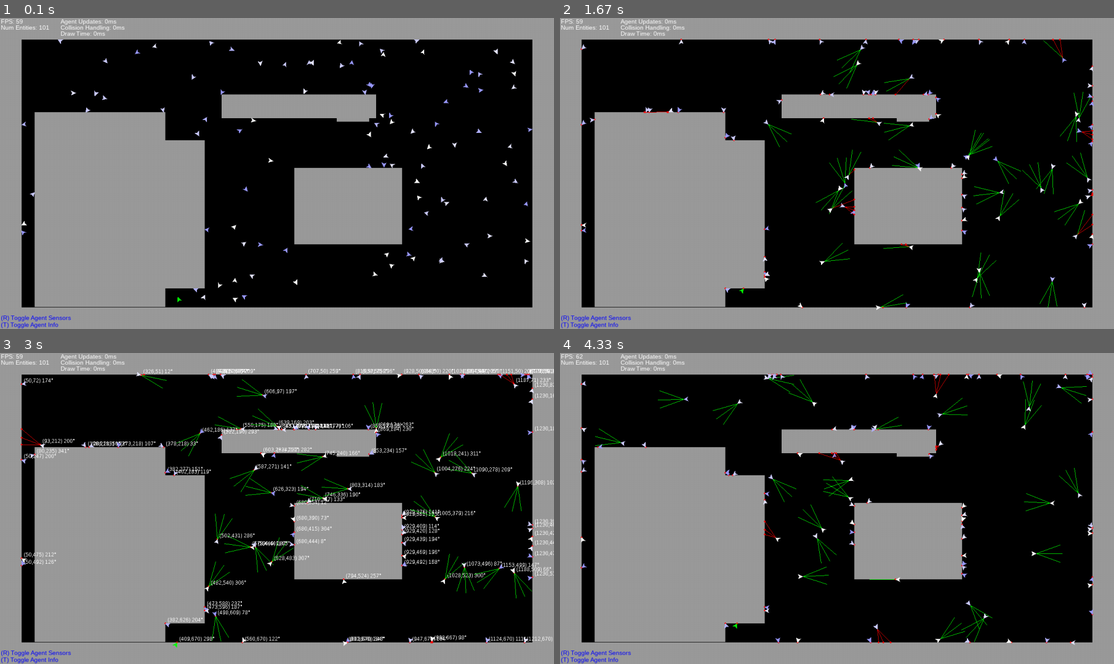
Above: before the commit, frames 1-4 (two rows, left to right).
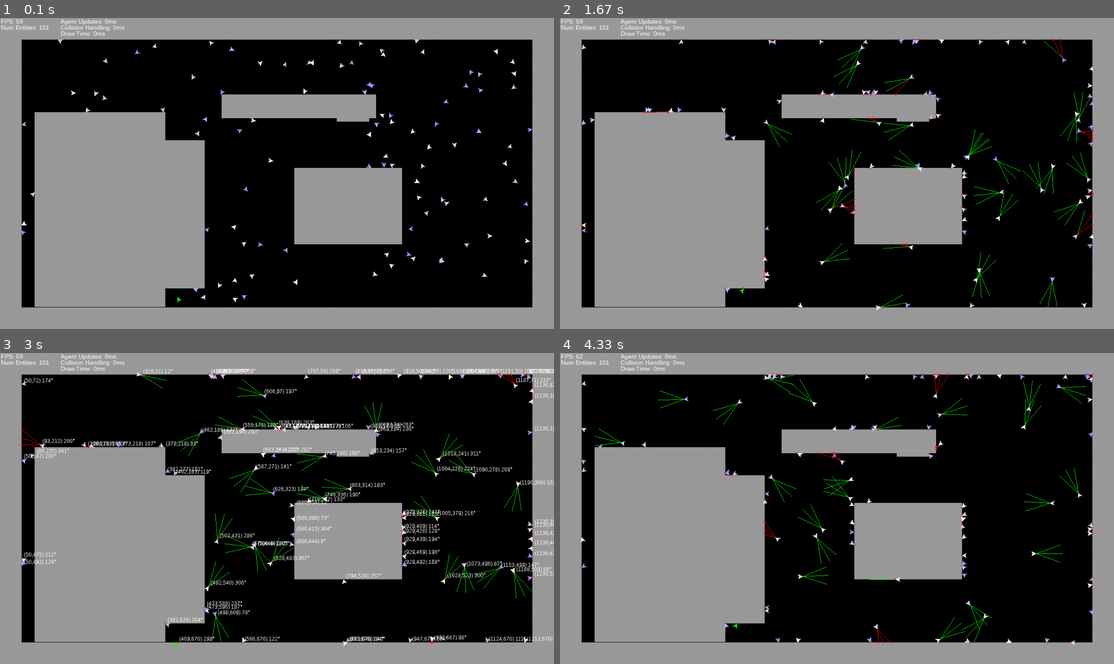
Above: after the commit, the same moments.

Repository: PatrickSinger99/MultiAgentSimulation
Game: pygame game, started from src/main.py
Two runs of this game, one before a commit and one after it. Both use one fixed random seed, a clock stepped at 60 frames per second and the inputs below.
Inputs:
- Up to frame 1 (0.1 s): no input
- Up to frame 2 (1.67 s): hold R 0.33-0.8 s; hold D 0.33-0.8 s; hold D 0.83-1.3 s; hold W 1.33-1.63 s
- Up to frame 3 (3 s): hold D 1.67-2.13 s; tap T at 1.82 s; hold A 2.17-2.7 s; hold S from 2.73 s (still down)
- Up to frame 4 (4.33 s): release S at 3.03 s; hold A 3.07-3.47 s; tap T at 3.22 s; hold W 3.5-3.87 s; hold D from 3.9 s (still down)

The runs differ from the first frame. In frame 1, 0.2% of the frame differs, in the area x 0-13%, y 95-100%; in frame 2, 0.2%; in frame 3, 0.2%; in frame 4, 0.2%.

Commit message:
Update main.py

Diff:
--- a/src/main.py
+++ b/src/main.py
@@ -57,6 +57,7 @@
         # States
         self.show_agent_debug_info = False
         self.show_agent_sensors = False
+        self.show_control_hotkeys = False
 
         # Timers
         self.timer_agent_updates = 0
@@ -151,8 +152,8 @@
         """
         Draw all current game objects to a screen
         :param screen: pygame screen to draw the game objects on
-        :param delta_time_last_frame
-        :param show_debug_info
+        :param delta_time_last_frame: time since last frame draw. used to display fps in debug infos
+        :param show_debug_info: show debug values at top left of screen
         """
         timer_start = time.time()
 
@@ -207,13 +208,69 @@
             screen.blit(text_surface, (140, 28))
 
         # Display hotkey infos
-        text_surface = self.debug_font.render("(T) Toggle Agent Info", True, blue)
-        screen.blit(text_surface, (2, self.size[1] - 18))
-
-        text_surface = self.debug_font.render("(R) Toggle Agent Sensors", True, blue)
-        screen.blit(text_surface, (2, self.size[1] - 34))
+        if self.show_control_hotkeys:
+            text_surface = self.debug_font.render("(T) Toggle Agent Info", True, blue)
+            screen.blit(text_surface, (2, self.size[1] - 18))
+
+            text_surface = self.debug_font.render("(R) Toggle Agent Sensors", True, blue)
+            screen.blit(text_surface, (2, self.size[1] - 34))
 
         self.timer_draw_frame = time.time() - timer_start
+
+    def add_obstacle(self, position: (int, int), width: int, height: int):
+        new_obstacle = Obstacle(position, width, height)
+        self.obstacles.add(new_obstacle)
+
+    def calculate_collision_point(self, line, obstacle, multiple_collision_points=False):
+        """
+
+        :param line:
+        :param obstacle:
+        :param multiple_collision_points: Enable, if multiple collisions points are possible with the obstacle.
+                                          Togglable because of performance gains.
+        :return:
+        """
+        # Obstacle edge points
+        top_left = (obstacle.rect.x, obstacle.rect.y)
+        top_right = (obstacle.rect.x + obstacle.rect.width, obstacle.rect.y)
+        bottom_left = (obstacle.rect.x, obstacle.rect.y + obstacle.rect.height)
+        bottom_right = (obstacle.rect.x + obstacle.rect.width, obstacle.rect.y + obstacle.rect.height)
+
+        # Obstacle edge lines
+        edge_top = (top_left, top_right)
+        edge_right = (top_right, bottom_right)
+        edge_bottom = (bottom_left, bottom_right)
+        edge_left = (top_left, bottom_left)
+        obstacle_lines = (edge_top, edge_right, edge_bottom, edge_left)
+
+        if multiple_collision_points:
+            intersections = []
+
+        # Check every obstacle edge with the travel line of the agent
+        for obstacle_edge in obstacle_lines:
+            intersection = self.line_intersection(obstacle_edge, line)
+            if intersection is not None:
+                if multiple_collision_points:
+                    intersections.append(intersection)
+                else:
+                    return intersection
+
+        if multiple_collision_points:
+            return intersections
+        else:
+            return None
+
+    def add_border(self, thickness: int = 20):
+        self.add_obstacle(position=(0, 0), width=thickness, height=self.size[1])
+        self.add_obstacle(position=(0, 0), width=self.size[0], height=thickness)
+        self.add_obstacle(position=(self.size[0]-thickness, 0), width=thickness, height=self.size[1])
+        self.add_obstacle(position=(0, self.size[1]-thickness), width=self.size[0], height=thickness)
+
+    @staticmethod
+    def calculate_distance(point1, point2):
+        x1, y1 = point1
+        x2, y2 = point2
+        return math.sqrt((x2 - x1) ** 2 + (y2 - y1) ** 2)
 
     @staticmethod
     def rotate_polygon(polygon, angle):
@@ -234,10 +291,6 @@
             rotated_polygon.append(rotated_point)
         return rotated_polygon
 
-    def add_obstacle(self, position: (int, int), width: int, height: int):
-        new_obstacle = Obstacle(position, width, height)
-        self.obstacles.add(new_obstacle)
-
     @staticmethod
     def line_intersection(line1, line2, finite_line=True):
         xdiff = (line1[0][0] - line1[1][0], line2[0][0] - line2[1][0])
@@ -269,57 +322,5 @@
 
         return x, y
 
-    def calculate_collision_point(self, line, obstacle, multiple_collision_points=False):
-        """
-
-        :param line:
-        :param obstacle:
-        :param multiple_collision_points: Enable, if multiple collisions points are possible with the obstacle.
-                                          Togglable because of performance gains.
-        :return:
-        """
-        # Obstacle edge points
-        top_left = (obstacle.rect.x, obstacle.rect.y)
-        top_right = (obstacle.rect.x + obstacle.rect.width, obstacle.rect.y)
-        bottom_left = (obstacle.rect.x, obstacle.rect.y + obstacle.rect.height)
-        bottom_right = (obstacle.rect.x + obstacle.rect.width, obstacle.rect.y + obstacle.rect.height)
-
-        # Obstacle edge lines
-        edge_top = (top_left, top_right)
-        edge_right = (top_right, bottom_right)
-        edge_bottom = (bottom_left, bottom_right)
-        edge_left = (top_left, bottom_left)
-        obstacle_lines = (edge_top, edge_right, edge_bottom, edge_left)
-
-        if multiple_collision_points:
-            intersections = []
-
-        # Check every obstacle edge with the travel line of the agent
-        for obstacle_edge in obstacle_lines:
-            intersection = self.line_intersection(obstacle_edge, line)
-            if intersection is not None:
-                if multiple_collision_points:
-                    intersections.append(intersection)
-                else:
-                    return intersection
-
-        if multiple_collision_points:
-            return intersections
-        else:
-            return None
-
-    def add_border(self, thickness: int = 20):
-        self.add_obstacle(position=(0, 0), width=thickness, height=self.size[1])
-        self.add_obstacle(position=(0, 0), width=self.size[0], height=thickness)
-        self.add_obstacle(position=(self.size[0]-thickness, 0), width=thickness, height=self.size[1])
-        self.add_obstacle(position=(0, self.size[1]-thickness), width=self.size[0], height=thickness)
-
-    @staticmethod
-    def calculate_distance(point1, point2):
-        x1, y1 = point1
-        x2, y2 = point2
-        return math.sqrt((x2 - x1) ** 2 + (y2 - y1) ** 2)
-
-
 if __name__ == '__main__':
     run_simulation(1280, 720, simulation_fps=60, number_of_agents=100, player_controlled_agent=True)
